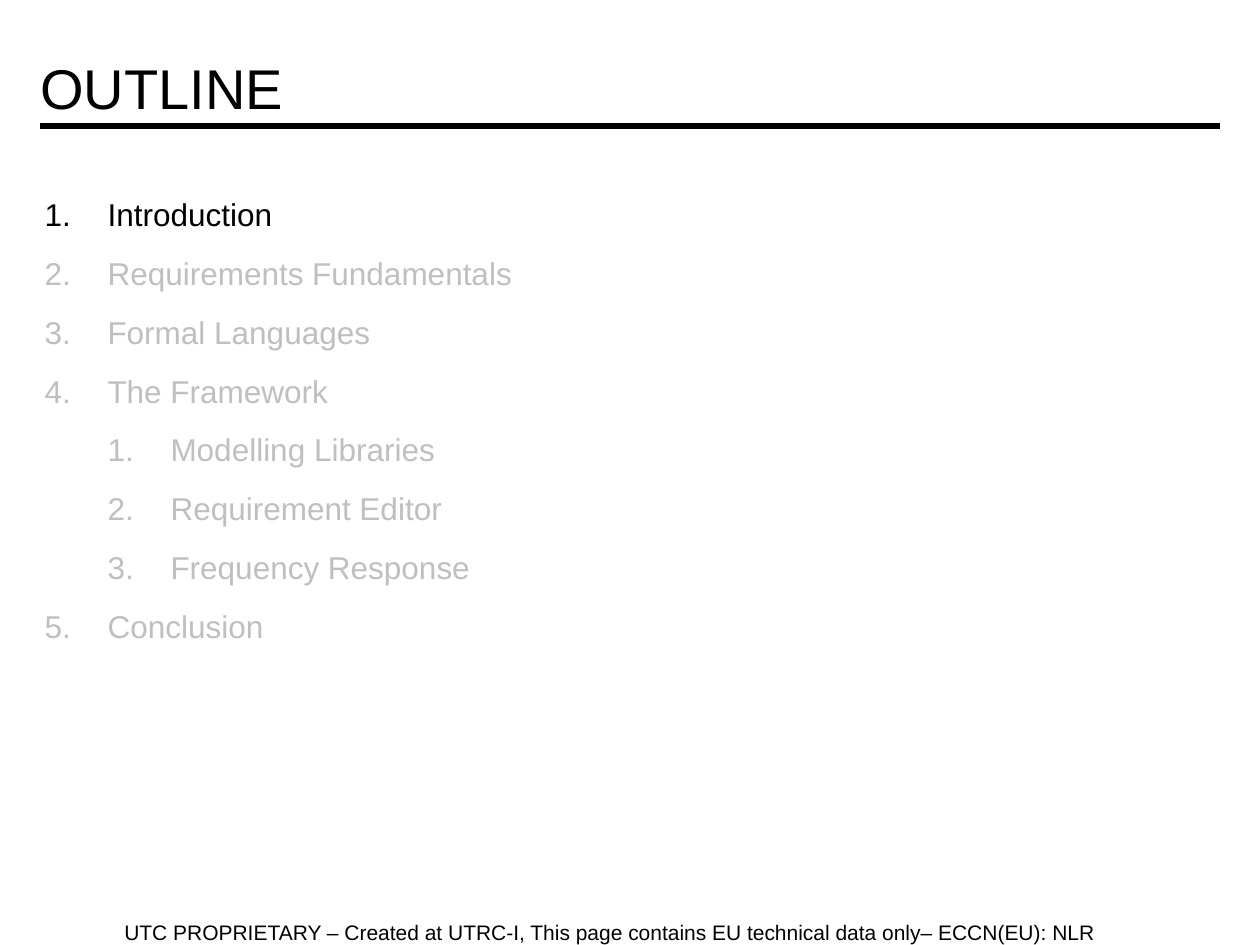
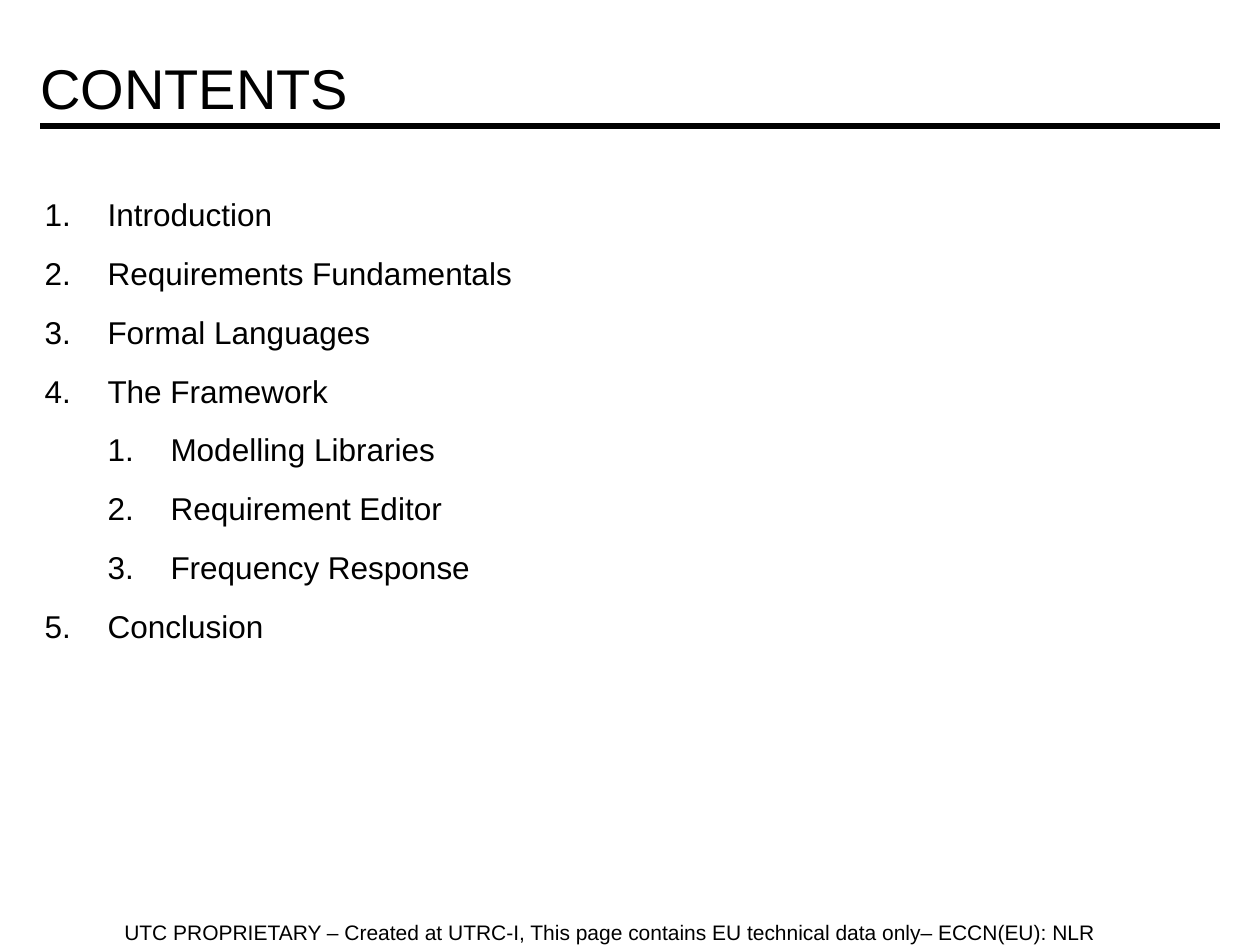
Before and after one commit to marcocelia/Master-Thesis, a slide deck: slide 2 of Presentation/RMpresentation_rUTRC.pptx. Drawn at 1260x945 pixels with LibreOffice and Linux fonts; fonts in the diff are those of the drawing. Boxes give left, top, right and bottom in pixels: in the first picture for what was removed or moved away, otherwise in the second. Text is boxed around its words. In the diff, an @@ line names an element or a change of style, - is before the commit and + after.

```diff
--- a/Presentation/RMpresentation_rUTRC.pptx
+++ b/Presentation/RMpresentation_rUTRC.pptx
@@ title at bbox=[40, 70, 348, 110]: text changed @@
-OUTLINE
+CONTENTS
@@ text at bbox=[108, 262, 512, 639]: text colour #BFBFBF to #000000 @@
```
Also in this commit, not shown: 2 other slides changed, 11 other files.
